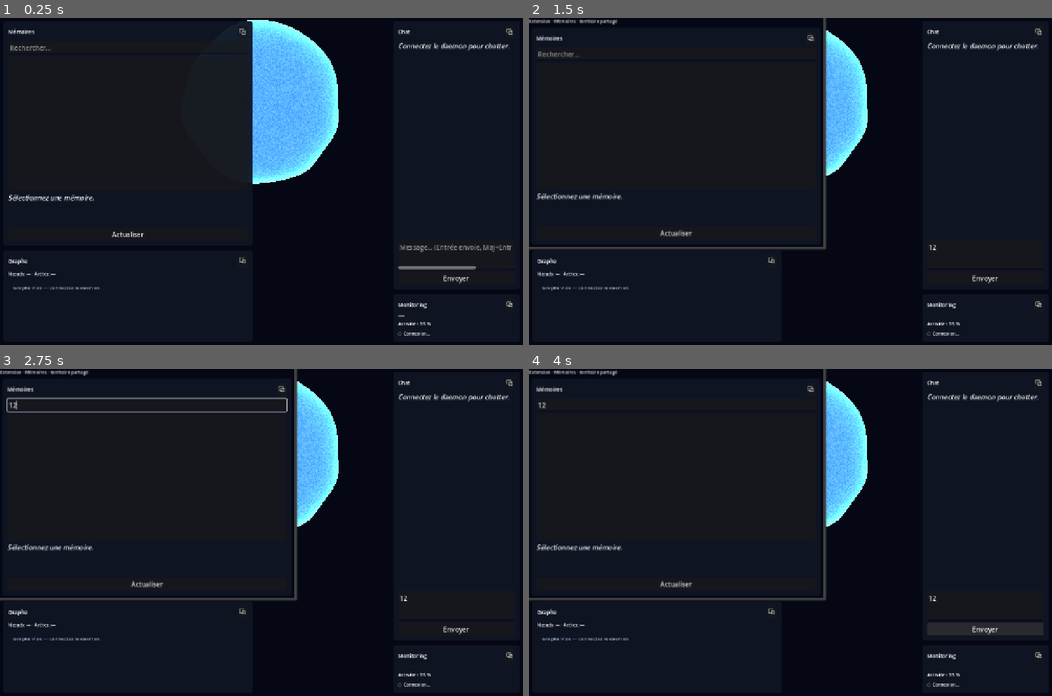
Above: before the commit, frames 1-4 (two rows, left to right).
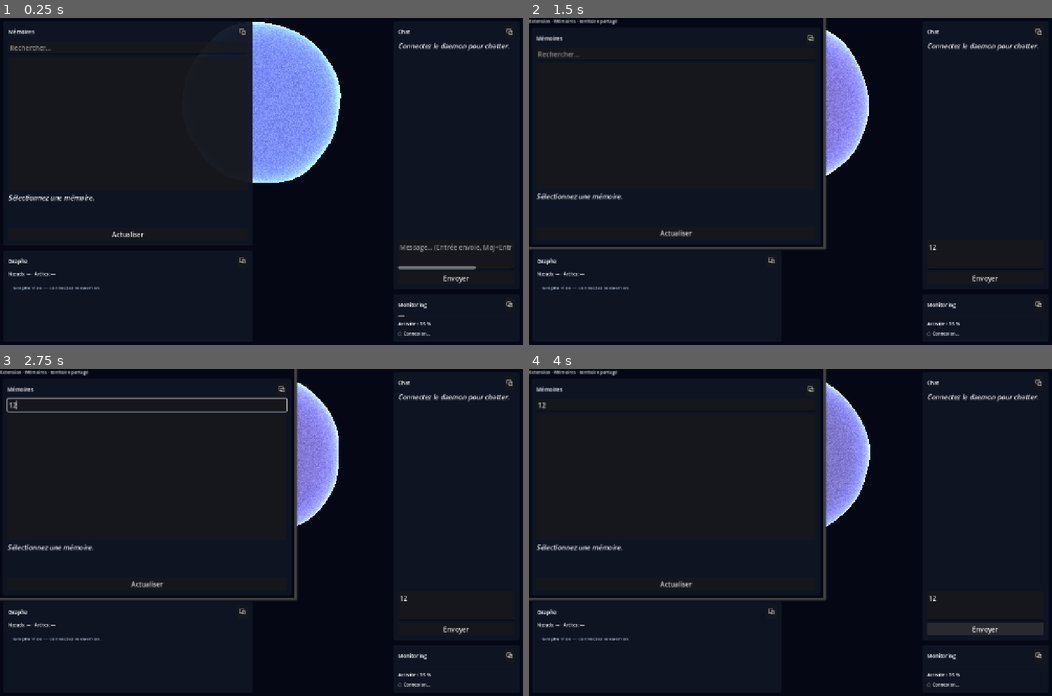
Above: after the commit, the same moments.

Repository: SovenLabs/orchestrateur
Game: Godot game, scene res://scenes/MainTerritory.tscn
Same seed, same stepped clock (60 frames per second), same inputs: the game is played once before the commit and once after it.
Inputs (mouse positions are in pixels of both pictures, inside the frame that each line leads up to):
- Up to frame 1 (0.25 s): no input
- Up to frame 2 (1.5 s): click (654, 47) at 0.52 s; type "12" at 0.6 s; click (984, 253) at 0.75 s; type "12" at 0.83 s; click "⧉" at 1.25 s
- Up to frame 3 (2.75 s): click (146, 404) at 2.02 s; type "12" at 2.1 s
- Up to frame 4 (4 s): click "Actualiser" at 2.75 s; click "Envoyer" at 3.5 s

The runs differ from the first frame. In frame 1, 6.8% of the frame differs, in the area x 47-66%, y 0-51%; in frame 2, 2.7%; in frame 3, 2.7%; in frame 4, 2.7%.
Error before the commit: Parse Error: Too few arguments for "_update_tool_particles()" call. Expected at least 2 but received 1. (res://scripts/brain_sphere.gd:197)

Commit message:
fix(godot): passer budget a _update_tool_particles

Diff:
--- a/territoire-graphique/godot-project/scripts/brain_sphere.gd
+++ b/territoire-graphique/godot-project/scripts/brain_sphere.gd
@@ -194,7 +194,7 @@
 
 	_update_idle_particles(t, budget)
 	_update_assimilation_particles(t, budget)
-	_update_tool_particles(t)
+	_update_tool_particles(t, budget)
 
 
 func _update_idle_particles(t: float, budget: int) -> void:
